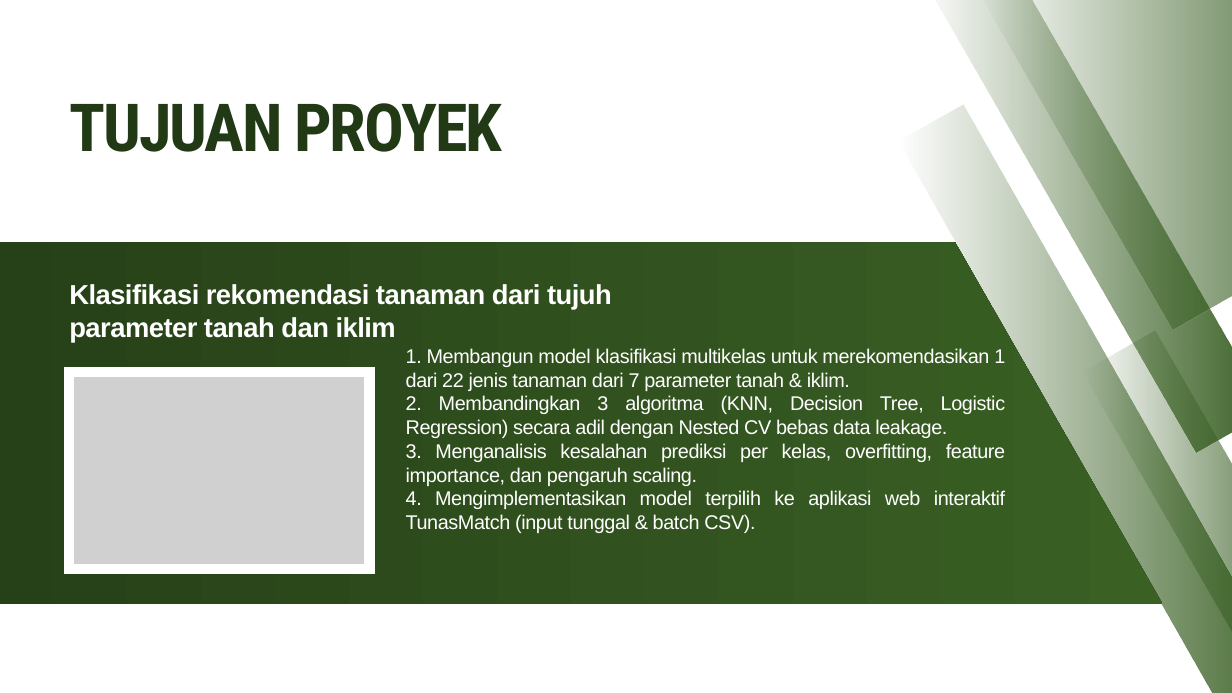
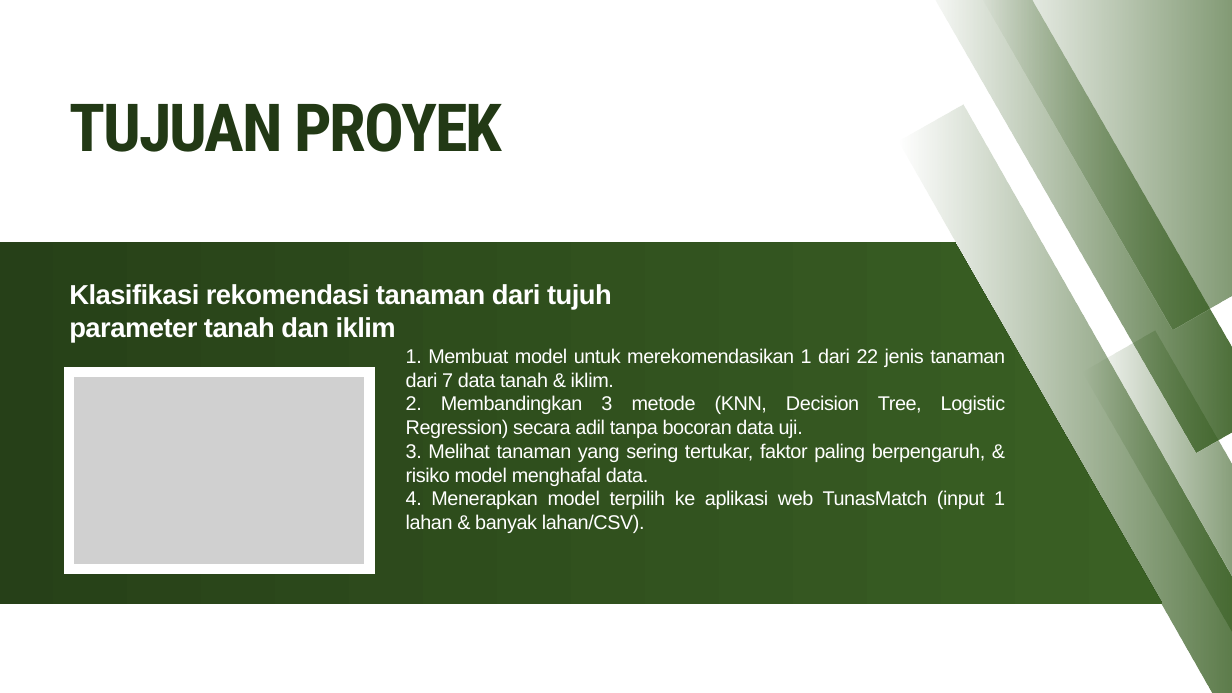
Before and after one commit to mikhailazka-dotcom/ML2026_TEK1302_Kelompok7_TunasMatch, a slide deck: slide 3 of presentation/Laporan_Proyek_Tanaman.pptx. Drawn at 1232x693 pixels with LibreOffice and Linux fonts; fonts in the diff are those of the drawing; grey boxes stand for pictures. Boxes give left, top, right and bottom in pixels: in the first picture for what was removed or moved away, otherwise in the second. Text is boxed around its words. In the diff, an @@ line names an element or a change of style, - is before the commit and + after.

```diff
--- a/presentation/Laporan_Proyek_Tanaman.pptx
+++ b/presentation/Laporan_Proyek_Tanaman.pptx
@@ text at <box>406,348,1005,533</box>: text changed @@
-1. Membangun model klasifikasi multikelas untuk merekomendasikan 1 dari 22 jenis tanaman dari 7 parameter tanah & iklim.
-2. Membandingkan 3 algoritma (KNN, Decision Tree, Logistic Regression) secara adil dengan Nested CV bebas data leakage.
-3. Menganalisis kesalahan prediksi per kelas, overfitting, feature importance, dan pengaruh scaling.
-4. Mengimplementasikan model terpilih ke aplikasi web interaktif TunasMatch (input tunggal & batch CSV).
+1. Membuat model untuk merekomendasikan 1 dari 22 jenis tanaman dari 7 data tanah & iklim.
+2. Membandingkan 3 metode (KNN, Decision Tree, Logistic Regression) secara adil tanpa bocoran data uji.
+3. Melihat tanaman yang sering tertukar, faktor paling berpengaruh, & risiko model menghafal data.
+4. Menerapkan model terpilih ke aplikasi web TunasMatch (input 1 lahan & banyak lahan/CSV).
```
Also in this commit, not shown: 16 other slides changed, 5 other files.
